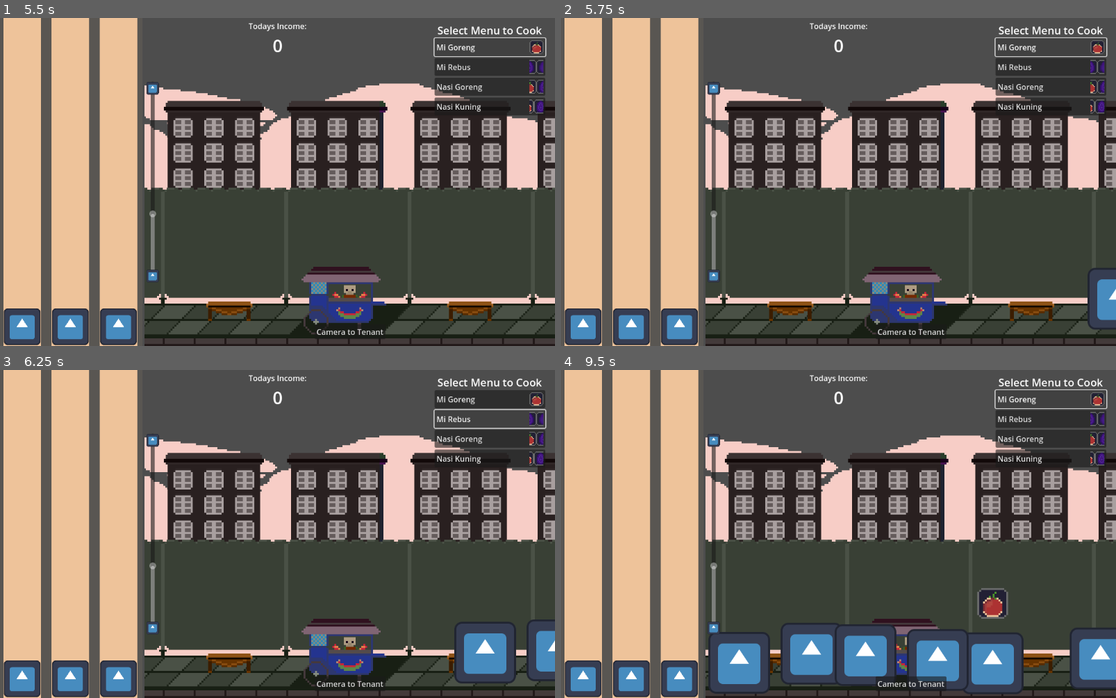
Above: before the commit, frames 1-4 (two rows, left to right).
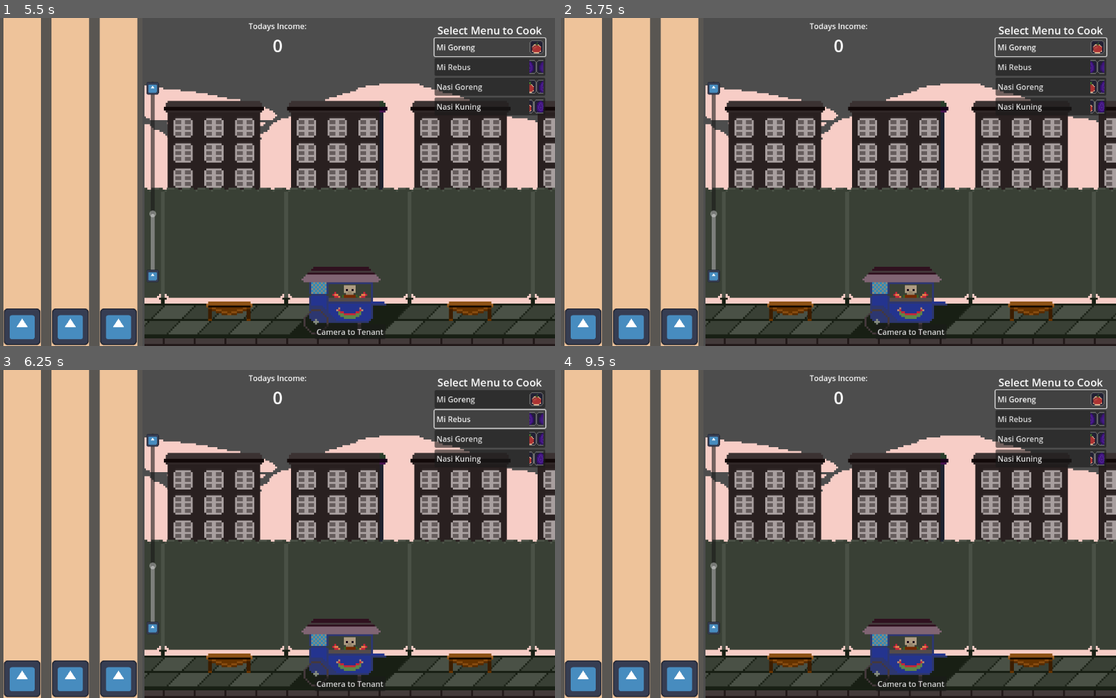
Above: after the commit, the same moments.

Repository: RafliNST/rush-cooker
Game: Godot game, scene res://scenes/main_scene.tscn
Two runs of this game, one before a commit and one after it. Both use one fixed random seed, a clock stepped at 60 frames per second and the inputs below. The engine's default icon, where the game draws it, is replaced by a stand-in: a white triangle on a blue panel in a dark square. Sound files missing from this copy of the repository are replaced by a short silence.
Inputs:
- Up to frame 1 (5.5 s): click "Camera to Tenant" at 0.5 s; click "Mi Goreng" at 1.25 s; click "Mi Rebus" at 2 s; click "Nasi Goreng" at 2.75 s; click "Nasi Kuning" at 3.5 s; click "Camera to Tenant" at 4.25 s; click "Mi Goreng" at 5 s
- Up to frame 2 (5.75 s): no input
- Up to frame 3 (6.25 s): click "Mi Rebus" at 5.75 s
- Up to frame 4 (9.5 s): click "Nasi Goreng" at 6.5 s; click "Nasi Kuning" at 7.25 s; click "Camera to Tenant" at 8 s; click "Mi Goreng" at 8.75 s

Frame 1 is identical in both runs. In frame 2, 0.8% of the frame differs, in the area x 94-100%, y 76-95%; in frame 3, 2.7%; in frame 4, 11%, in the area x 26-100%, y 66-99%.
Error after the commit: Invalid call to function 'initialize' in base 'Node2D (Customer)'. Expected 3 arguments. (res://scripts/Customer/CustomerManager.gd:58)

Commit message:
customer face based on origin pos

Diff:
--- a/scenes/Customer/customer.tscn
+++ b/scenes/Customer/customer.tscn
@@ -1,13 +1,81 @@
-[gd_scene load_steps=5 format=3 uid="uid://c34rkf3xyludj"]
+[gd_scene load_steps=14 format=3 uid="uid://c34rkf3xyludj"]
 
 [ext_resource type="Script" path="res://scripts/Customer/customer.gd" id="1_impmu"]
-[ext_resource type="Texture2D" uid="uid://cibhmqhbvo8ch" path="res://icon.svg" id="1_p0q3p"]
 [ext_resource type="Texture2D" uid="uid://bwho5o0b3unm6" path="res://textures/sprites/rail-sprite-16x16.png" id="2_rmw0d"]
+[ext_resource type="Texture2D" uid="uid://cb2ub3ylefvc" path="res://textures/sprites/customer/16x32 All Animations.png" id="3_fnux6"]
+[ext_resource type="Texture2D" uid="uid://ti1svonowg6d" path="res://textures/sprites/customer/16x32 Walk-Sheet.png" id="3_qkihl"]
+
+[sub_resource type="AtlasTexture" id="AtlasTexture_onmbo"]
+atlas = ExtResource("3_fnux6")
+region = Rect2(0, 32, 16, 32)
+
+[sub_resource type="AtlasTexture" id="AtlasTexture_cfr54"]
+atlas = ExtResource("3_fnux6")
+region = Rect2(32, 32, 16, 32)
+
+[sub_resource type="AtlasTexture" id="AtlasTexture_id2aj"]
+atlas = ExtResource("3_fnux6")
+region = Rect2(16, 32, 16, 32)
+
+[sub_resource type="AtlasTexture" id="AtlasTexture_mmo10"]
+atlas = ExtResource("3_qkihl")
+region = Rect2(0, 64, 16, 32)
+
+[sub_resource type="AtlasTexture" id="AtlasTexture_8q5pq"]
+atlas = ExtResource("3_qkihl")
+region = Rect2(16, 64, 16, 32)
+
+[sub_resource type="AtlasTexture" id="AtlasTexture_flgkd"]
+atlas = ExtResource("3_qkihl")
+region = Rect2(32, 64, 16, 32)
+
+[sub_resource type="AtlasTexture" id="AtlasTexture_ewnyn"]
+atlas = ExtResource("3_qkihl")
+region = Rect2(48, 64, 16, 32)
+
+[sub_resource type="SpriteFrames" id="SpriteFrames_gkviu"]
+animations = [{
+"frames": [{
+"duration": 1.0,
+"texture": SubResource("AtlasTexture_onmbo")
+}, {
+"duration": 1.0,
+"texture": SubResource("AtlasTexture_cfr54")
+}, {
+"duration": 1.0,
+"texture": SubResource("AtlasTexture_onmbo")
+}, {
+"duration": 1.0,
+"texture": SubResource("AtlasTexture_id2aj")
+}],
+"loop": true,
+"name": &"idle",
+"speed": 4.0
+}, {
+"frames": [{
+"duration": 1.0,
+"texture": SubResource("AtlasTexture_mmo10")
+}, {
+"duration": 1.0,
+"texture": SubResource("AtlasTexture_8q5pq")
+}, {
+"duration": 1.0,
+"texture": SubResource("AtlasTexture_flgkd")
+}, {
+"duration": 1.0,
+"texture": SubResource("AtlasTexture_ewnyn")
+}],
+"loop": true,
+"name": &"walk",
+"speed": 5.0
+}]
 
 [sub_resource type="RectangleShape2D" id="RectangleShape2D_kp2oo"]
 
 [node name="Customer" type="Node2D"]
 script = ExtResource("1_impmu")
+mov_speed = 230.0
+waiting_time = 5.0
 
 [node name="PatientTimer" type="Timer" parent="."]
 one_shot = true
@@ -22,14 +90,21 @@
 
 [node name="OnScreen Notifier" type="VisibleOnScreenNotifier2D" parent="."]
 
-[node name="CustomerSprite" type="Sprite2D" parent="."]
-texture = ExtResource("1_p0q3p")
+[node name="CustomerSprite" type="AnimatedSprite2D" parent="."]
+position = Vector2(0, -50)
+scale = Vector2(4, 4)
+sprite_frames = SubResource("SpriteFrames_gkviu")
+animation = &"idle"
+autoplay = "walk"
+frame_progress = 0.933682
 
 [node name="Area2D" type="Area2D" parent="CustomerSprite"]
+scale = Vector2(0.25, 0.25)
 
 [node name="CollisionShape2D" type="CollisionShape2D" parent="CustomerSprite/Area2D"]
 scale = Vector2(6, 6)
 shape = SubResource("RectangleShape2D_kp2oo")
 
+[connection signal="timeout" from="PatientTimer" to="." method="_on_patient_timer_timeout"]
 [connection signal="screen_exited" from="OnScreen Notifier" to="." method="_on_on_screen_notifier_screen_exited"]
 [connection signal="input_event" from="CustomerSprite/Area2D" to="." method="_on_area_2d_input_event"]
--- a/scripts/Customer/customer.gd
+++ b/scripts/Customer/customer.gd
@@ -3,13 +3,17 @@
 
 @export var mov_speed := 300.0
 @export var waiting_time := 30.0
+@export var angry_change := .35
 
 @onready var order_icon := $OrderNotifier/OrderIcon
 @onready var waiting_timer := $PatientTimer
+@onready var customer_sprite := $CustomerSprite
 
 var origin_pos := Vector2.ZERO
 var seat_pos: Node2D
 var menu: Menu
+var is_menu_served := false
+var seat_at_right: bool
 
 enum ORDER_STATE { WALKING, WAITING, SERVED, RETURN }
 var order_state := ORDER_STATE.WALKING
@@ -20,14 +24,20 @@
 	elif order_state == ORDER_STATE.RETURN:
 		move_to_(origin_pos, delta)
 
-func initialize(seat: Node2D, func_menu: Menu) -> void:
+func initialize(seat: Node2D, func_menu: Menu, func_seat: bool) -> void:
 	seat_pos = seat
 	menu = func_menu
 	order_icon.texture = menu.icon
 	origin_pos = global_position
+	seat_at_right = func_seat
 
 	waiting_timer.wait_time = waiting_time
 	order_icon.hide()
+
+	if origin_pos.x > 0:
+		customer_sprite.flip_h = true
+	else:
+		customer_sprite.flip_h = false
 
 func move_to_(target: Vector2, delta: float) -> void:
 	global_position = global_position.move_toward(target,
@@ -38,9 +48,12 @@
 		order_icon.show()
 		waiting_timer.start()
 
+		customer_sprite.play("idle")
+		if seat_at_right:
+			customer_sprite.flip_h = true
+
 func _on_area_2d_input_event(viewport: Node, event: InputEvent, shape_idx: int) -> void:
 	if event is InputEventMouseButton and event.is_pressed():
-		print("Halo~")
 		receive_order()
 
 func receive_order() -> void:
@@ -49,9 +62,29 @@
 		return
 
 	if Conductor.Instance.current_menu == menu:
+		customer_sprite.play("walk")
+		if origin_pos.x < 0:
+			customer_sprite.flip_h = true
+		else:
+			customer_sprite.flip_h = false
+
+		is_menu_served = true
 		order_state = ORDER_STATE.RETURN
+		waiting_timer.stop()
 		CustomerManager.Instance.order_complete.emit(self)
 
 func _on_on_screen_notifier_screen_exited() -> void:
 	if order_state == ORDER_STATE.RETURN:
 		queue_free()
+
+func _on_patient_timer_timeout() -> void:
+	order_state = ORDER_STATE.RETURN
+	order_icon.hide()
+	customer_sprite.play("walk")
+	if origin_pos.x < 0:
+		customer_sprite.flip_h = true
+	else:
+		customer_sprite.flip_h = false
+
+	if randf() > angry_change:
+		CustomerManager.Instance.order_complete.emit(self)
--- a/scripts/score_control.gd
+++ b/scripts/score_control.gd
@@ -19,6 +19,9 @@
 	score_label.text = str(score)
 
 func order_complete(customer: Customer) -> void:
+	if not customer.is_menu_served:
+		return
+
 	var menu_score = customer.menu.price * \
 		PlayerTenant.Instance.menu_performane
 	score += menu_score
Binary file added: textures/sprites/customer/16x32 All Animations.png
Not shown, added: textures/sprites/customer/16x32 All Animations.png.import
Binary file added: textures/sprites/customer/16x32 Walk-Sheet.png
Not shown, added: textures/sprites/customer/16x32 Walk-Sheet.png.import
